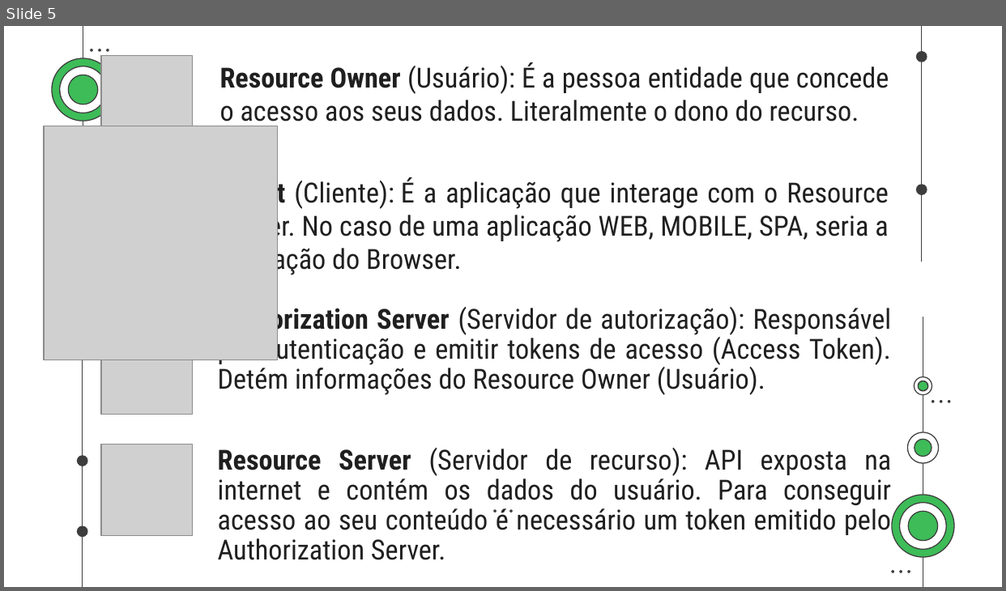
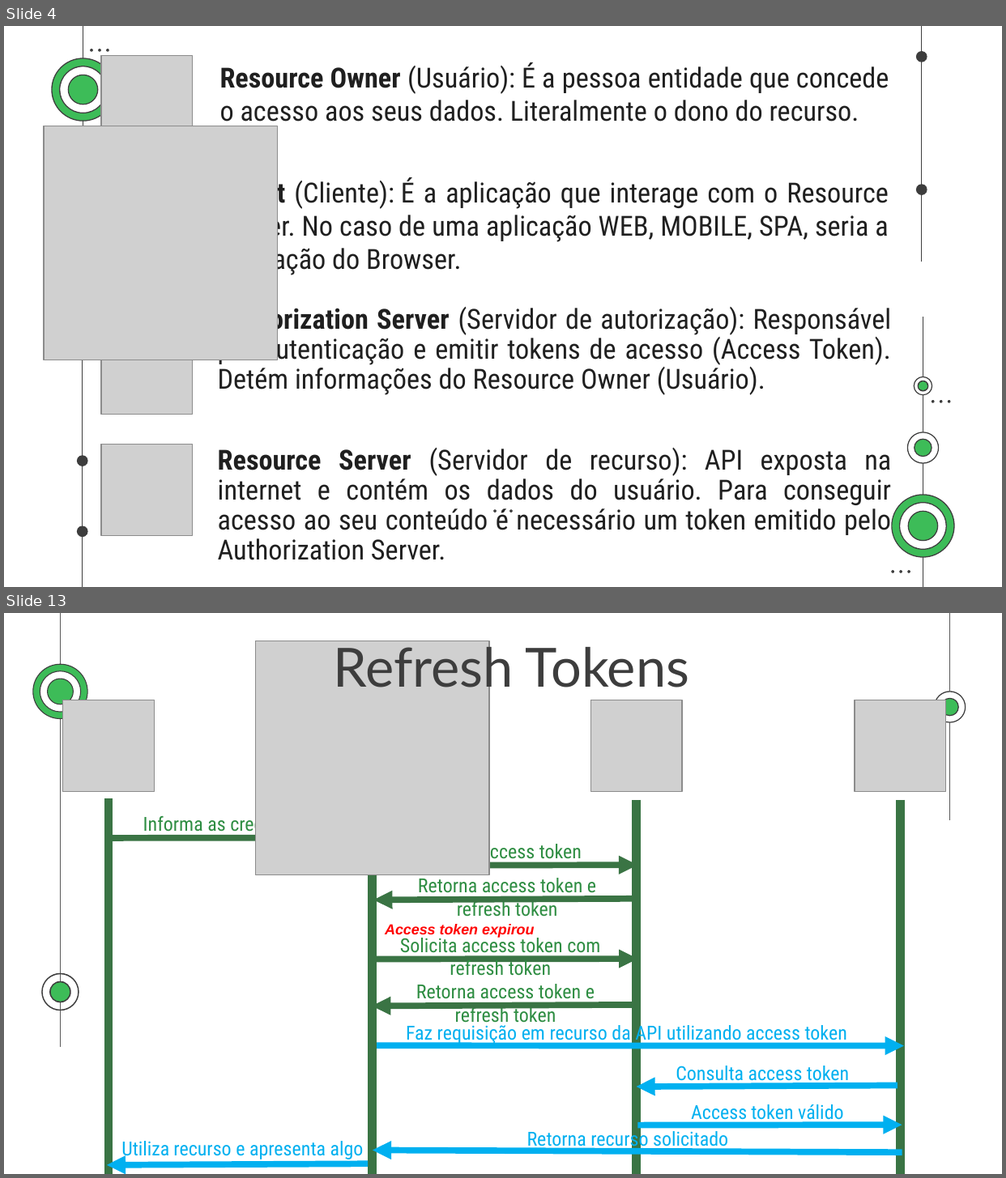
Before and after one commit to TalissonMelo/anime-social, a slide deck: OAuth2.0.pptx. Shown one above the other, each under a label of ours: slide 5 before the commit, slides 4 and 13 after it; the slides between them are not shown. The pictures are 1006x591 and 1006x1178 pixels, drawn with LibreOffice and Linux fonts; fonts in the diff are those of the drawing; grey boxes stand for pictures. Boxes give left, top, right and bottom in pixels: in the first picture for what was removed or moved away, otherwise in the second. Text is boxed around its words. In the diff, an @@ line names an element or a change of style, - is before the commit and + after.

```diff
--- a/OAuth2.0.pptx
+++ b/OAuth2.0.pptx
@@ slide 13 added at box(4, 613, 1002, 1174), background #FFFFFF @@
@@ picture added at box(255, 641, 489, 875) @@
@@ text added at box(334, 640, 689, 696), 39 pt, text #3D3D3D @@
+Refresh Tokens
@@ group added at box(33, 613, 966, 1047): 13 freeform shapes, 2 lines @@
@@ picture added at box(63, 700, 155, 792) @@
@@ picture added at box(590, 700, 683, 792) @@
@@ picture added at box(854, 700, 946, 792) @@
@@ line added from (108, 798) to (108, 1174), #3A7444 6 pt @@
@@ line added from (373, 798) to (373, 1174), #3A7444 6 pt @@
@@ line added from (637, 799) to (637, 1174), #3A7444 6 pt @@
@@ line added from (900, 799) to (900, 1174), #3A7444 6 pt @@
@@ text added at box(143, 813, 318, 836), 14 pt, text #2E8D42 @@
+Informa as credenciais
@@ arrow added from (108, 838) to (373, 837), #3A7444 4.5 pt @@
@@ text added at box(480, 841, 582, 863), 14 pt, text #2E8D42 @@
+Solicita access token
@@ arrow added from (373, 866) to (637, 866), #3A7444 4.5 pt @@
@@ text added at box(418, 878, 596, 916), 14 pt, text #2E8D42 @@
+Retorna access token e refresh token
@@ arrow added from (635, 898) to (373, 901), #3A7444 4.5 pt @@
@@ text added at box(385, 924, 534, 938), 10.5 pt, text #FF0000, bold, italic @@
+Access token expirou
@@ text added at box(400, 935, 600, 976), 14 pt, text #2E8D42 @@
+Solicita access token com refresh token
@@ arrow added from (373, 960) to (637, 960), #3A7444 4.5 pt @@
@@ text added at box(416, 984, 594, 1028), 14 pt, text #2E8D42 @@
+Retorna access token e refresh token
@@ arrow added from (633, 1005) to (373, 1006), #3A7444 4.5 pt @@
@@ text added at box(406, 1022, 847, 1045), 14 pt, text #00B0F0 @@
+Faz requisição em recurso da API utilizando access token
@@ arrow added from (377, 1046) to (904, 1046), #00B0F0 4.5 pt @@
@@ text added at box(675, 1066, 849, 1085), 14 pt, text #00B0F0 @@
+Consulta access token
@@ arrow added from (897, 1086) to (637, 1087), #00B0F0 4.5 pt @@
@@ text added at box(691, 1105, 843, 1125), 14 pt, text #00B0F0 @@
+Access token válido
@@ text added at box(121, 1141, 364, 1161), 14 pt, text #00B0F0 @@
+Utiliza recurso e apresenta algo
@@ text added at box(527, 1128, 728, 1151), 14 pt, text #00B0F0 @@
+Retorna recurso solicitado
@@ arrow added from (637, 1126) to (902, 1125), #00B0F0 4.5 pt @@
@@ arrow added from (368, 1164) to (107, 1165), #00B0F0 4.5 pt @@
@@ arrow added from (902, 1153) to (373, 1151), #00B0F0 4.5 pt @@
@@ what was slide 5 is now slide 4 @@
```
Also in this commit, not shown: 4 slides changed, 31 other slides added, 1 slide removed, 31 other files.
